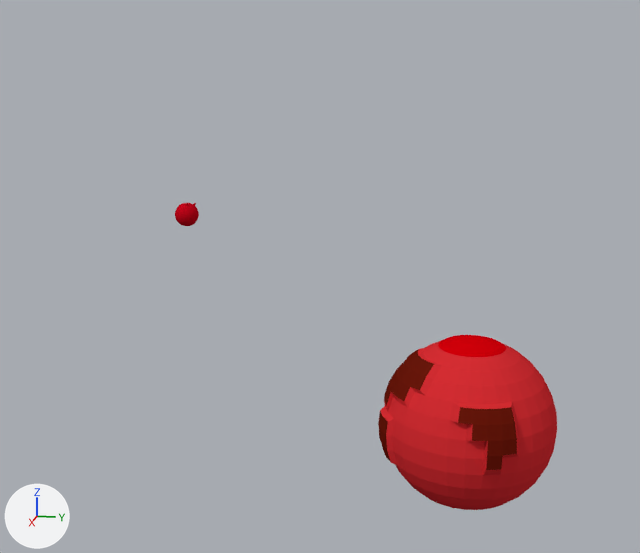
One commit to the Blender file Kamerafahrt/04-Shots/Shot16.blend: the scene before it, then after it.
The view is the same before and after, from a camera (50 mm lens) standing at (37.0, 0.7, 15.9) and looking at (3.4, -6.0, 7.5). Lighting does not change. The marker at lower left points along +X, +Y and +Z.

The first picture shows 'brennendeWelt', 'devil'.
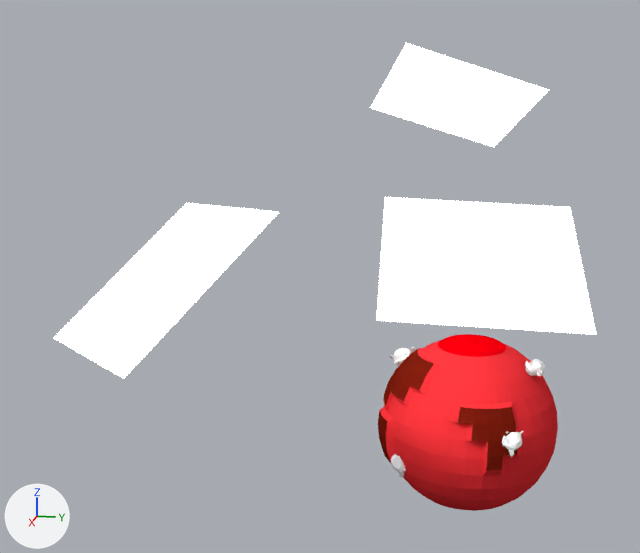
What changed in the scene script:
```text
Change mat_material_002:
    mat_material_002: diffuse_material('Material.002') -> emission_material('Material.002')
    mat_material_002.base_color: (0.142, 0.00908, 0.00361) -> (0.8, 0.8, 0.8)  # dark red #69180c -> white #e7e7e7
    add mat_material_002.strength = 6.5
Change mat_material_001:
    mat_material_001: diffuse_material('Material.001') -> emission_material('Material.001')
    mat_material_001.base_color: (0.674, 0.0269, 0.0332) -> (0.8, 0.8, 0.8)  # red #d62e33 -> white #e7e7e7
    add mat_material_001.strength = 8.0
Change mat_material:
    mat_material: diffuse_material('Material') -> emission_material('Material')
    mat_material.base_color: (1.0, 0.19, 0.0053) -> (0.8, 0.8, 0.8)  # orange #ff7910 -> white #e7e7e7
    add mat_material.strength = 8.5
Change mat_material_005:
    mat_material_005.base_color: (1.0, 0.824, 0.148) -> (0.674, 0.0269, 0.0332)  # yellow #ffea6b -> red #d62e33
Change mat_material_004:
    mat_material_004.base_color: (0.8, 0.773, 0.15) -> (0.142, 0.00908, 0.00361)  # yellow #e7e46c -> dark red #69180c
Change me_sphere_001:
    where me_sphere_001.from_pydata(...)  # 64 vertices, 36 faces; spans x -0.13..1.05, y -1.05..0.53, z -0.36..0.84
    remove me_sphere_001.materials.append(mat_material_002)  # dark red #69180c
    add me_sphere_001.materials.append(mat_material_004)  # dark red #69180c
Change me_sphere:
    where me_sphere.from_pydata(...)  # 485 vertices, 462 faces; spans x -1.0..1.05, y -1.05..1.0, z -1.0..0.92
    remove me_sphere.materials.append(mat_material_001)  # red #d62e33
    add me_sphere.materials.append(mat_material_005)  # red #d62e33
Add me_plane:
    me_plane.from_pydata([(-1.0, -1.0, 0.0), (1.0, -1.0, 0.0), (-1.0, 1.0, 0.0), (1.0, 1.0, 0.0)], [], [(0, 1, 3, 2)])
    me_plane.materials.append(mat_material)  # white #e7e7e7
Add me_plane_001:
    me_plane_001.from_pydata([(-1.0, -1.0, 0.0), (1.0, -1.0, 0.0), (-1.0, 1.0, 0.0), (1.0, 1.0, 0.0)], [], [(0, 1, 3, 2)])
    me_plane_001.materials.append(mat_material_001)  # white #e7e7e7
Add me_plane_002:
    me_plane_002.from_pydata([(-1.0, -1.0, 0.0), (1.0, -1.0, 0.0), (-1.0, 1.0, 0.0), (1.0, 1.0, 0.0)], [], [(0, 1, 3, 2)])
    me_plane_002.materials.append(mat_material_002)  # white #e7e7e7
Change ob_figur3:
    ob_figur3.location: (0.06, 0.84, -0.13) -> (-0.61, -0.34, -0.85)
    ob_figur3.rotation_euler: (0.0, 0.0, 0.0) -> (-1.76, -1.086, -2.289)  # degrees (0, 0, 0) -> degrees (-101, -62, -131)
Change ob_figur2:
    ob_figur2.location: (0.06, 0.84, -0.13) -> (-2.73, -1.55, 0.46)
    ob_figur2.rotation_euler: (0.0, 0.0, 0.0) -> (-2.535, -2.664, -1.757)  # degrees (0, 0, 0) -> degrees (-145, -153, -101)
Change ob_figur:
    ob_figur.location: (0.06, 0.84, -0.13) -> (0.06, 2.7, -0.13)
Change ob_brennendewelt:
    ob_brennendewelt.scale: (0.935, 0.935, 0.935) -> (0.941, 0.941, 0.941)
Remove ob_devil:
    ob_devil = bpy.data.objects.new('devil', None)
Remove ob_sphere_006:
    ob_sphere_006 = bpy.data.objects.new('Sphere.006', me_sphere_003)
Add ob_hauptlicht:
    ob_hauptlicht = bpy.data.objects.new('Hauptlicht', me_plane)
    ob_hauptlicht.location = (10.2, -10.01, 8.86)
    ob_hauptlicht.rotation_euler = (0.117, 0.664, -0.726)  # degrees (6.7, 38, -42)
    ob_hauptlicht.scale = (3.46, 3.46, 3.46)
Add ob_aufheller:
    ob_aufheller = bpy.data.objects.new('Aufheller', me_plane_001)
    ob_aufheller.location = (13.02, 0.4, 10.6)
    ob_aufheller.rotation_euler = (-0.046, 0.455, 0.0913)  # degrees (-2.6, 26, 5.2)
    ob_aufheller.scale = (-2.72, -2.72, -2.72)
Add ob_aufheller2:
    ob_aufheller2 = bpy.data.objects.new('Aufheller2', me_plane_002)
    ob_aufheller2.location = (-5.26, -1.41, 14.06)
    ob_aufheller2.rotation_euler = (-0.344, -0.479, 0.403)  # degrees (-20, -27, 23)
    ob_aufheller2.scale = (3.28, 3.28, 3.28)
```

What differs and where, as boxes (x1, y1, x2, y2) in the pictures (640 x 553 px):
'Aufheller', added: after (376, 197, 597, 335)
'brennendeWelt', recoloured, rescaled: before (378, 335, 557, 510); after (378, 334, 558, 511)
'Hauptlicht', added: after (54, 203, 279, 379)
'Aufheller2', added: after (370, 43, 549, 147)
'devil', deleted: before (175, 203, 199, 226)
'figur', moved (not visible before): after (525, 359, 545, 376)
'Figur2', moved, turned (not visible before): after (390, 347, 416, 365)
'Figur3', moved, turned (not visible before): after (391, 454, 406, 477)
